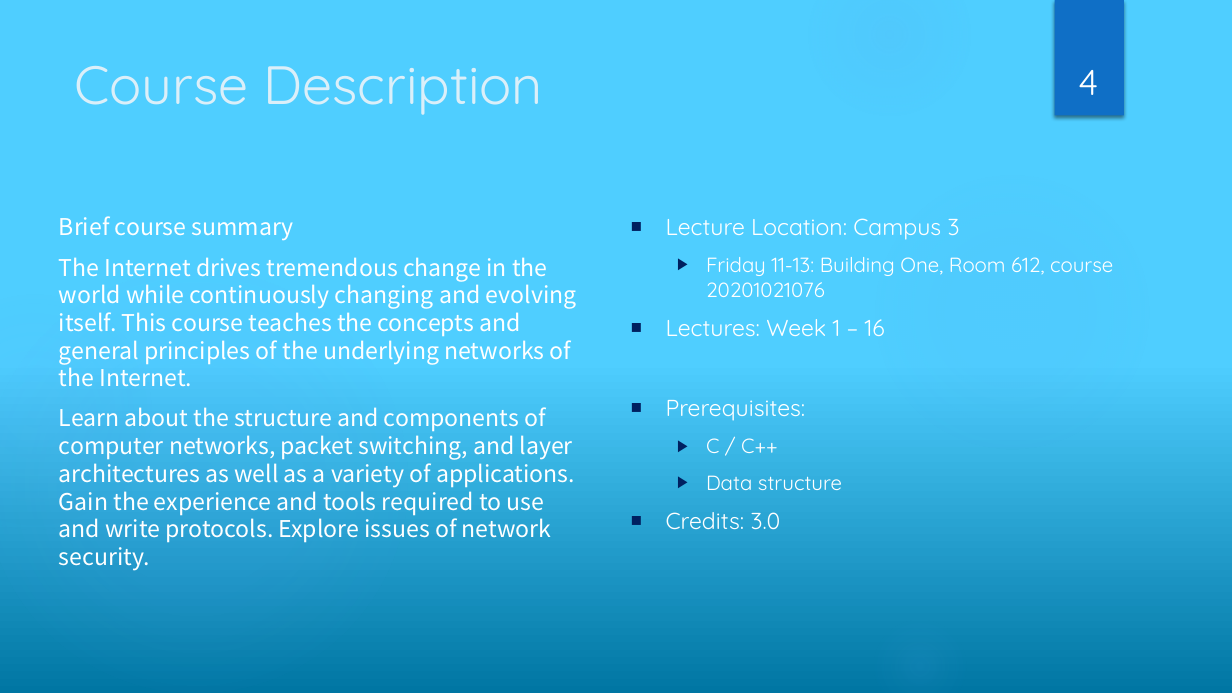
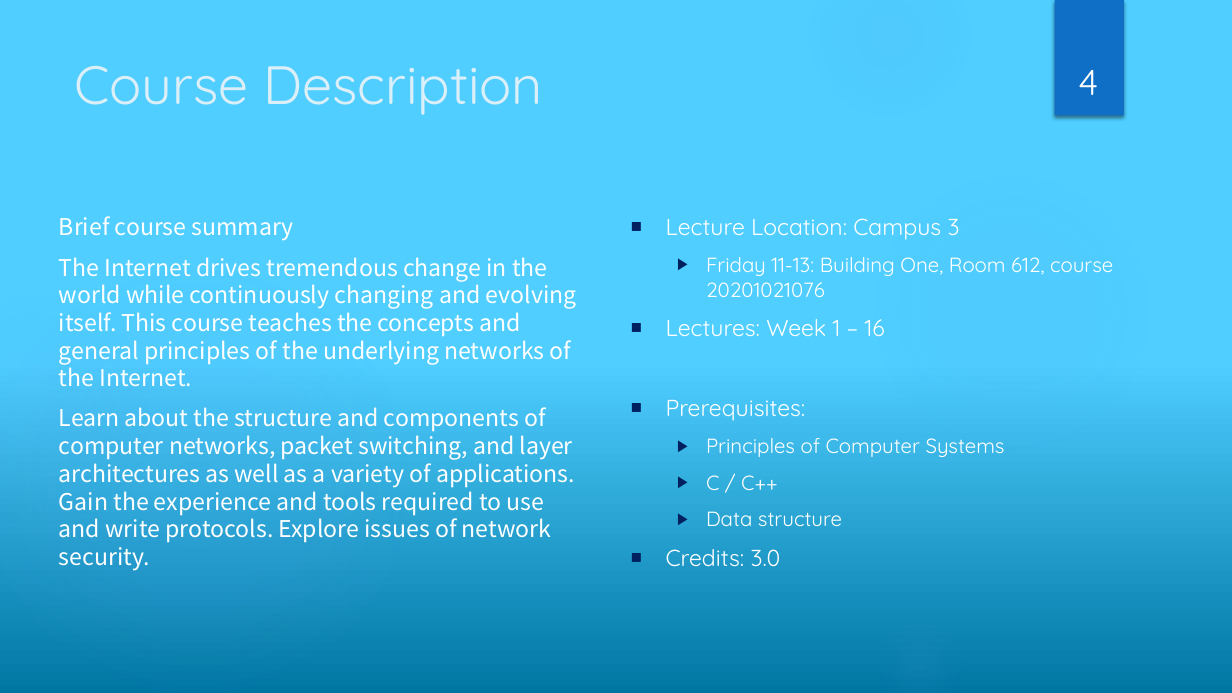
Before and after one commit to network-whu/2021, a slide deck: slide 4 of slides/instruction/introduction.pptx. Drawn at 1232x693 pixels with LibreOffice and Linux fonts; fonts in the diff are those of the drawing. Boxes give left, top, right and bottom in pixels: in the first picture for what was removed or moved away, otherwise in the second. Text is boxed around its words. In the diff, an @@ line names an element or a change of style, - is before the commit and + after.

```diff
--- a/slides/instruction/introduction.pptx
+++ b/slides/instruction/introduction.pptx
@@ text at [706, 438, 1005, 457]: paragraph added @@
+  ▶ Principles of Computer Systems
```
Also in this commit, not shown: 56 other files.
